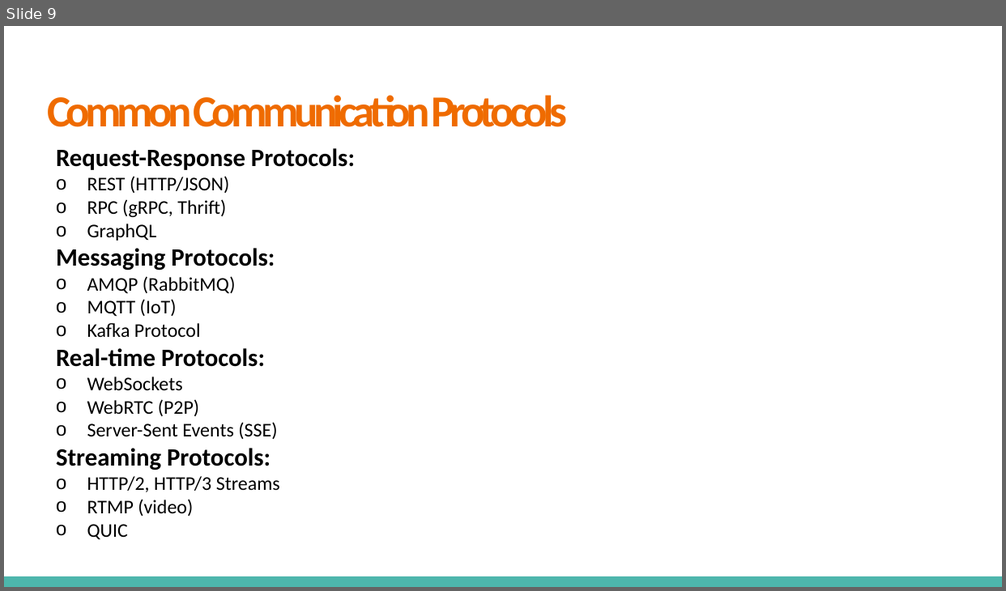
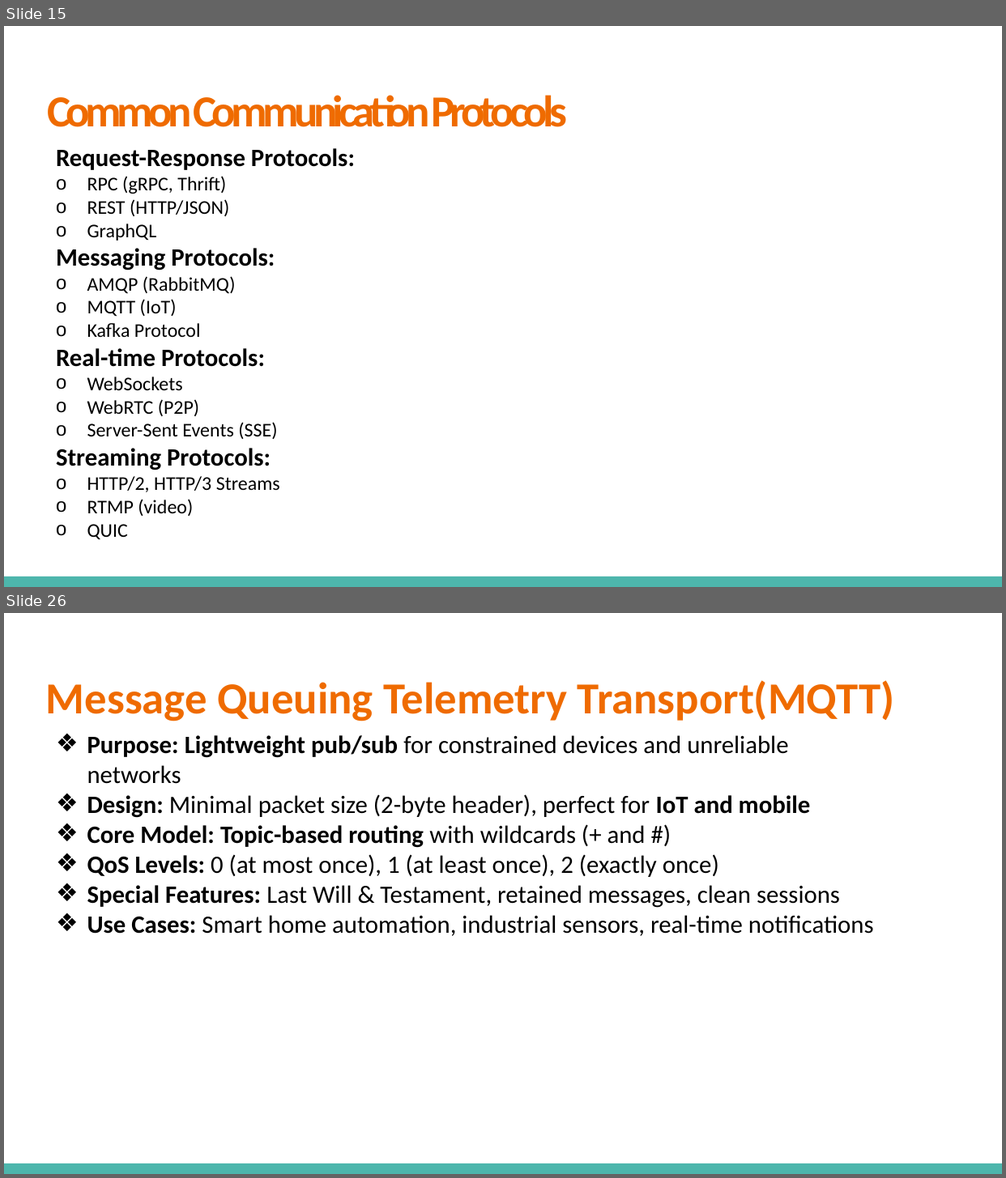
Before and after one commit to VikashChauhan51/system-design, a slide deck: High Level System Design/Fundamentals/4. Communication Networks and Protocols/Communication Networks & Protocols.pptx. Shown one above the other, each under a label of ours: slide 9 before the commit, slides 15 and 26 after it; the slides between them are not shown. The pictures are 1006x591 and 1006x1178 pixels, drawn with LibreOffice and Linux fonts; fonts in the diff are those of the drawing. Boxes give left, top, right and bottom in pixels: in the first picture for what was removed or moved away, otherwise in the second. Text is boxed around its words. In the diff, an @@ line names an element or a change of style, - is before the commit and + after.

Commit message:
networks  communication and protocols

```diff
--- a/High Level System Design/Fundamentals/4. Communication Networks and Protocols/Communication Networks & Protocols.pptx
+++ b/High Level System Design/Fundamentals/4. Communication Networks and Protocols/Communication Networks & Protocols.pptx
@@ slide 26 added at [4,613,1002,1174], background #FFFFFF; not listed: 1 template element that a slide beside it also shows @@
@@ title added at [46,680,894,722], 32 pt, text #EF6B00, bold @@
+Message Queuing Telemetry Transport(MQTT)
@@ text added at [87,735,874,936], 18 pt, text #000000 @@
+❖ Purpose: Lightweight pub/sub for constrained devices and unreliable networks
+❖ Design: Minimal packet size (2-byte header), perfect for IoT and mobile
+❖ Core Model: Topic-based routing with wildcards (+ and #)
+❖ QoS Levels: 0 (at most once), 1 (at least once), 2 (exactly once)
+❖ Special Features: Last Will & Testament, retained messages, clean sessions
+❖ Use Cases: Smart home automation, industrial sensors, real-time notifications
@@ what was slide 9 is now slide 15 @@
@@ slide 15 changed as well @@
@@ text at [87,176,226,194]: paragraph added @@
+  o RPC (gRPC, Thrift)
@@ text at [87,199,226,217]: paragraph removed @@
-  o RPC (gRPC, Thrift)
```
Also in this commit, not shown: 4 other slides changed, 23 other slides added, 1 slide removed.
